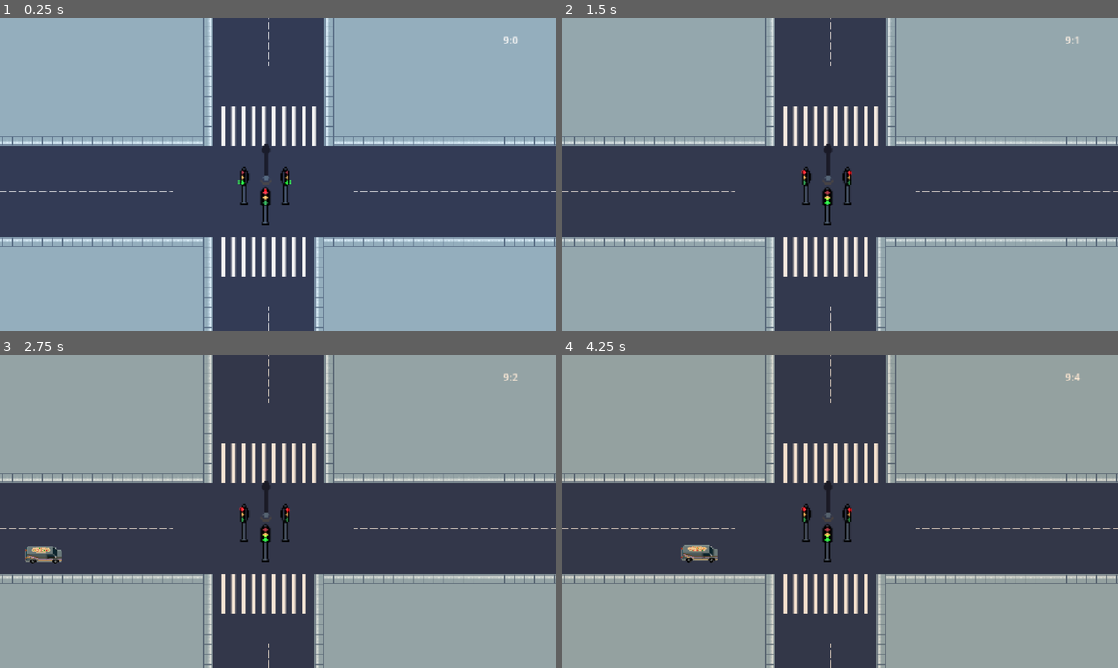
Above: before the commit, frames 1-4 (two rows, left to right).
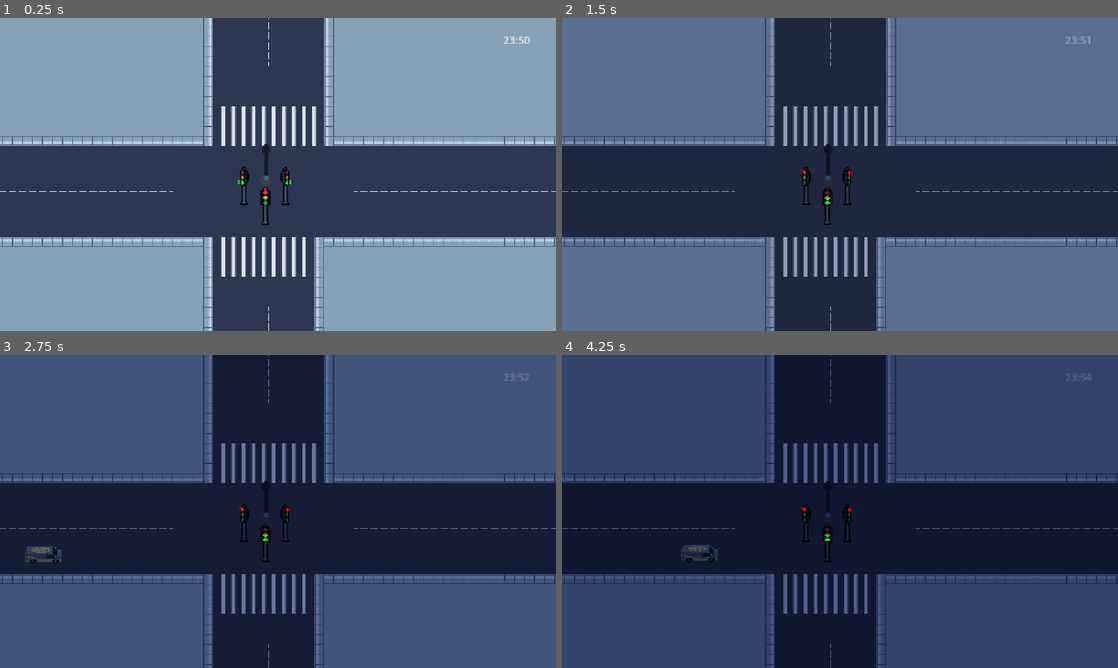
Above: after the commit, the same moments.

Repository: lafgo-fc/game-jam-repoooo
Game: Godot game, scene res://scne/test_one.tscn
Same seed, same stepped clock (60 frames per second), same inputs: the game is played once before the commit and once after it.
Inputs:
- Up to frame 1 (0.25 s): no input
- Up to frame 2 (1.5 s): tap Enter (ui_accept) at 0.5, 0.77, 1.25 s; hold R (traffic control right and left) from 0.53 s (still down)
- Up to frame 3 (2.75 s): keep holding R (traffic control right and left); tap Enter (ui_accept) at 1.52 s
- Up to frame 4 (4.25 s): keep holding R (traffic control right and left); tap Enter (ui_accept) at 3.02, 3.77 s

The runs differ from the first frame. In frame 1, less than 0.1% of the frame differs, in the area x 90-96%, y 5-9%; in frame 2, 60%; in frame 3, 100%; in frame 4, 100%, in the area x 0-100%, y 0-100%.

Commit message:
added a timer timeout

Diff:
--- a/scne/test_one.gd
+++ b/scne/test_one.gd
@@ -16,6 +16,10 @@
 
 	var time_spent = 1440  - day_timer.time_left
 	clock.text = str(hour , ":", min)
+	if time_spent >= 1439:
+		time_spent = 0
+		hour = 0
+		min = 0
 	if time_spent <= 360 or  time_spent >=1201 :
 		GameData.daycycle = "night"
 	elif time_spent >= 721 and time_spent <= 1080 :
@@ -28,7 +32,7 @@
 
 
 func _ready() -> void:
-	day_timer.start(900)
+	day_timer.start(10)
 
 # Called every frame. 'delta' is the elapsed time since the previous frame.
 func _process(delta: float) -> void:
@@ -50,3 +54,9 @@
 	var total_min = int(time_spent)
 	hour =  total_min / 60
 	min = total_min % 60
+
+
+
+
+func _on_daytime_timeout() -> void:
+	day_timer.start()
--- a/scne/test_one.tscn
+++ b/scne/test_one.tscn
@@ -1214,3 +1214,5 @@
 offset_top = -213.0
 offset_right = 359.0
 offset_bottom = -173.0
+
+[connection signal="timeout" from="daytime" to="." method="_on_daytime_timeout"]
